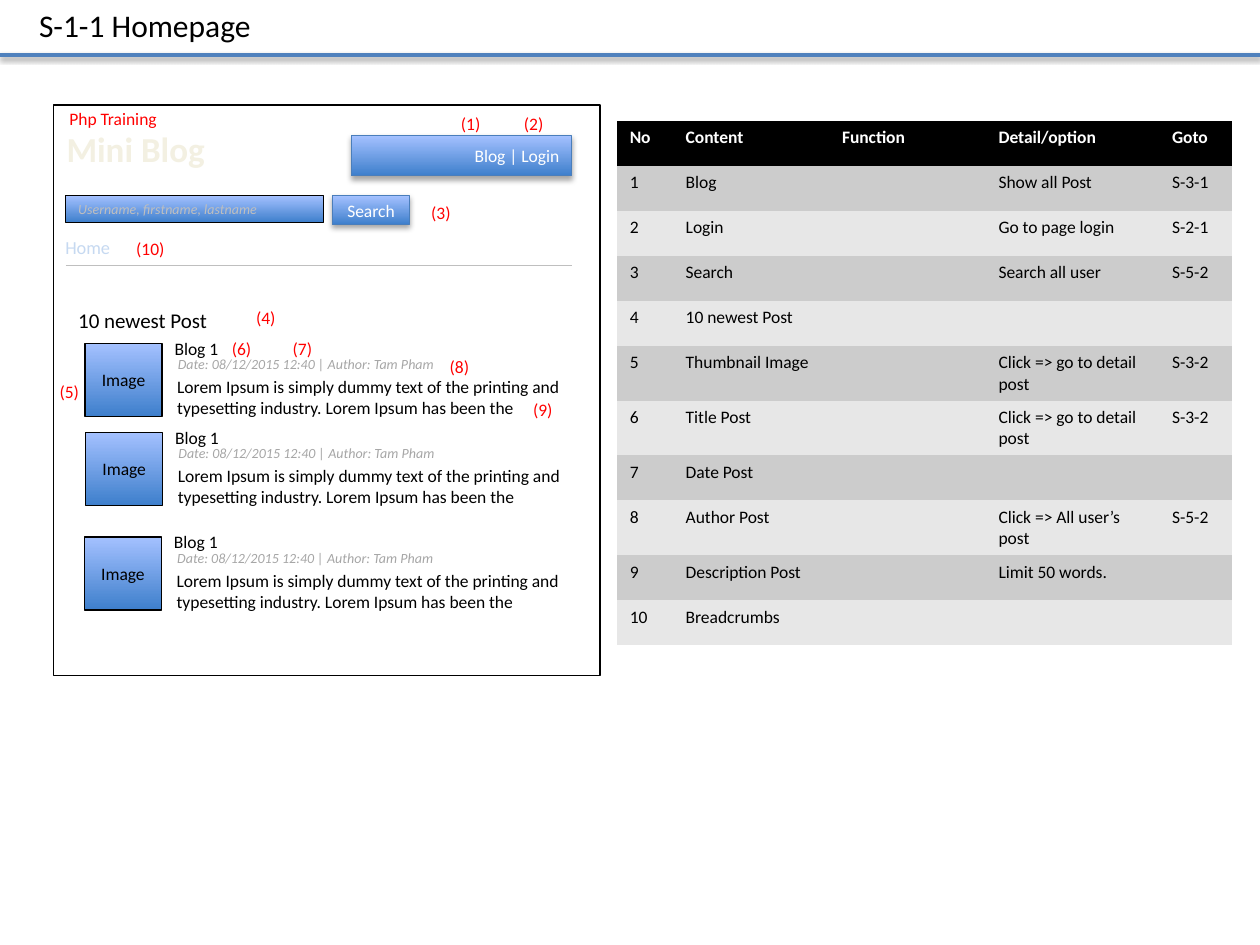
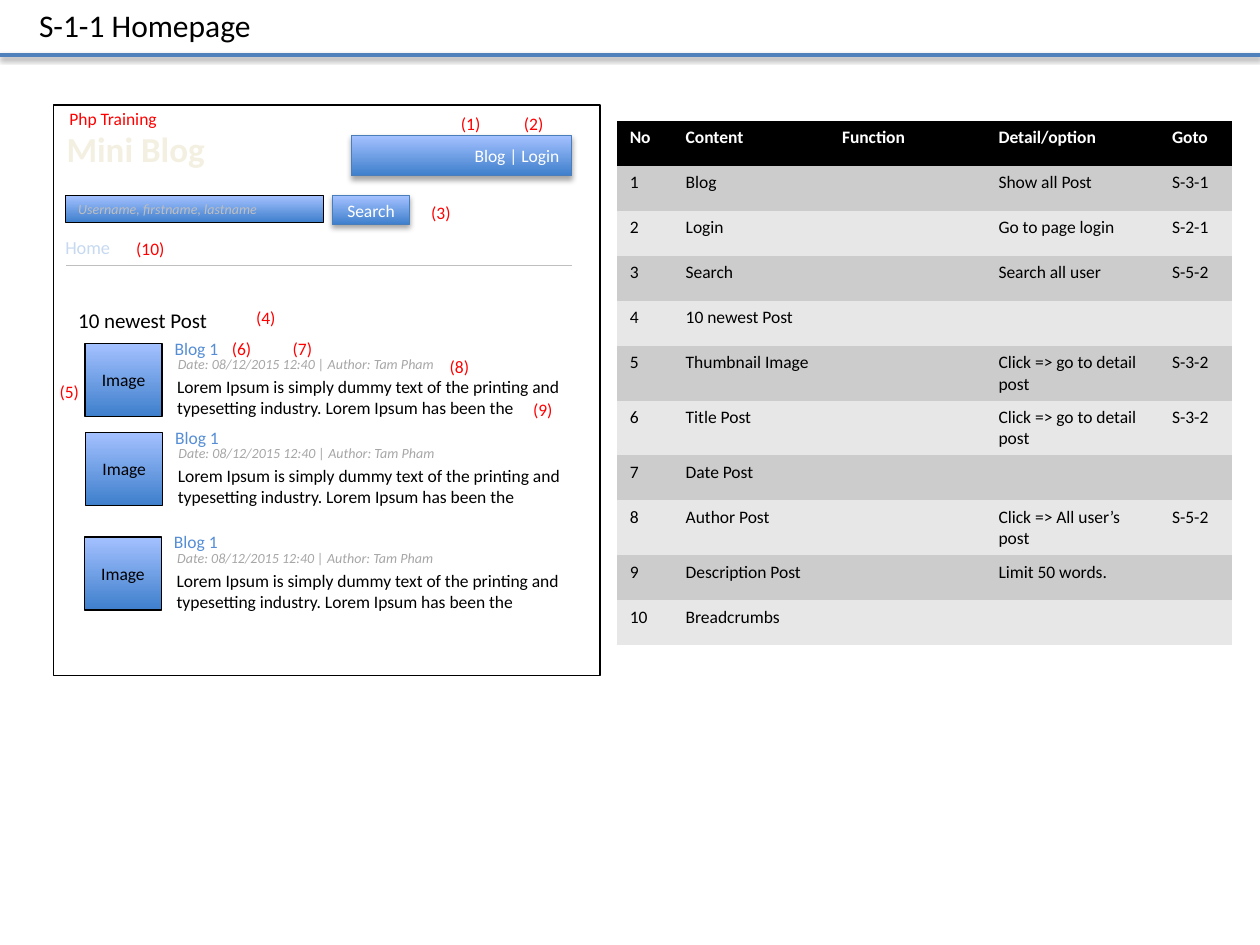
Before and after one commit to truong-vu-mulodo/mini-blog, a slide deck: slide 3 of php/tam-v.anh/doc/detail_design/frontend/wireframe/MiniBlog_Wireframe_Ver_0.1.0.pptx. Drawn at 1260x945 pixels with LibreOffice and Linux fonts; fonts in the diff are those of the drawing. Boxes give left, top, right and bottom in pixels: in the first picture for what was removed or moved away, otherwise in the second. Text is boxed around its words. In the diff, an @@ line names an element or a change of style, - is before the commit and + after.

Commit message:
update link for post title, edit text fill search user

```diff
--- a/php/tam-v.anh/doc/detail_design/frontend/wireframe/MiniBlog_Wireframe_Ver_0.1.0.pptx
+++ b/php/tam-v.anh/doc/detail_design/frontend/wireframe/MiniBlog_Wireframe_Ver_0.1.0.pptx
@@ text colour #000000 to #558ED5 in 3 elements at (175, 343, 218, 358), (175, 432, 219, 447), (174, 536, 218, 551) @@
```
Also in this commit, not shown: 3 other slides changed.
